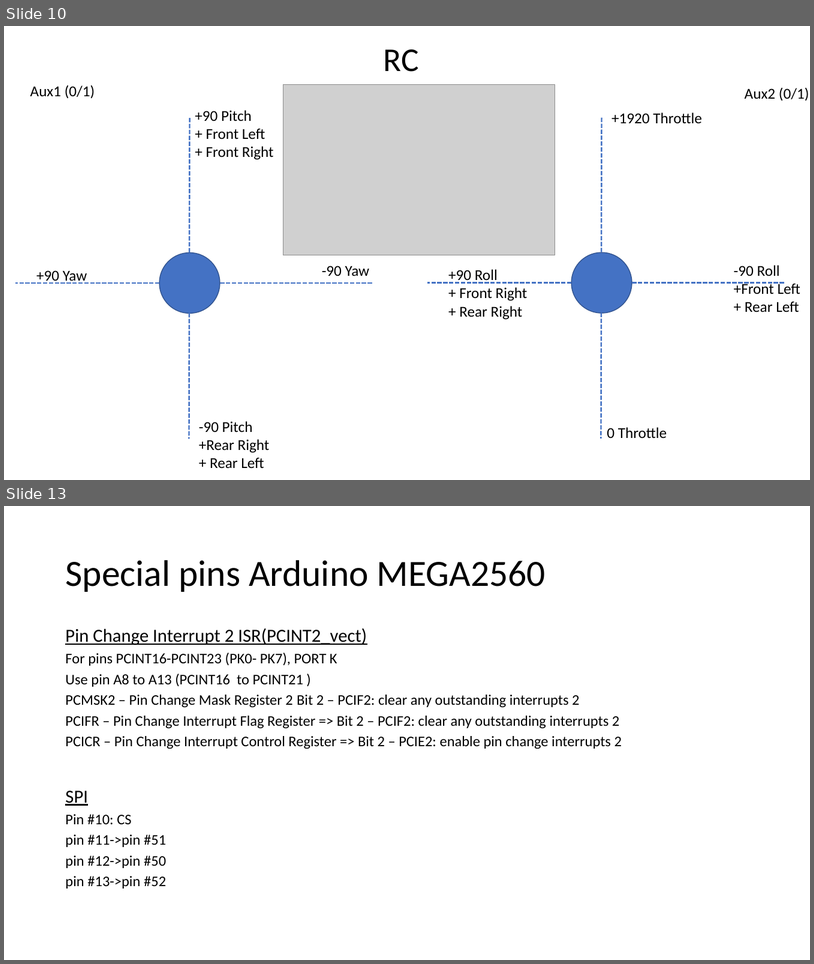
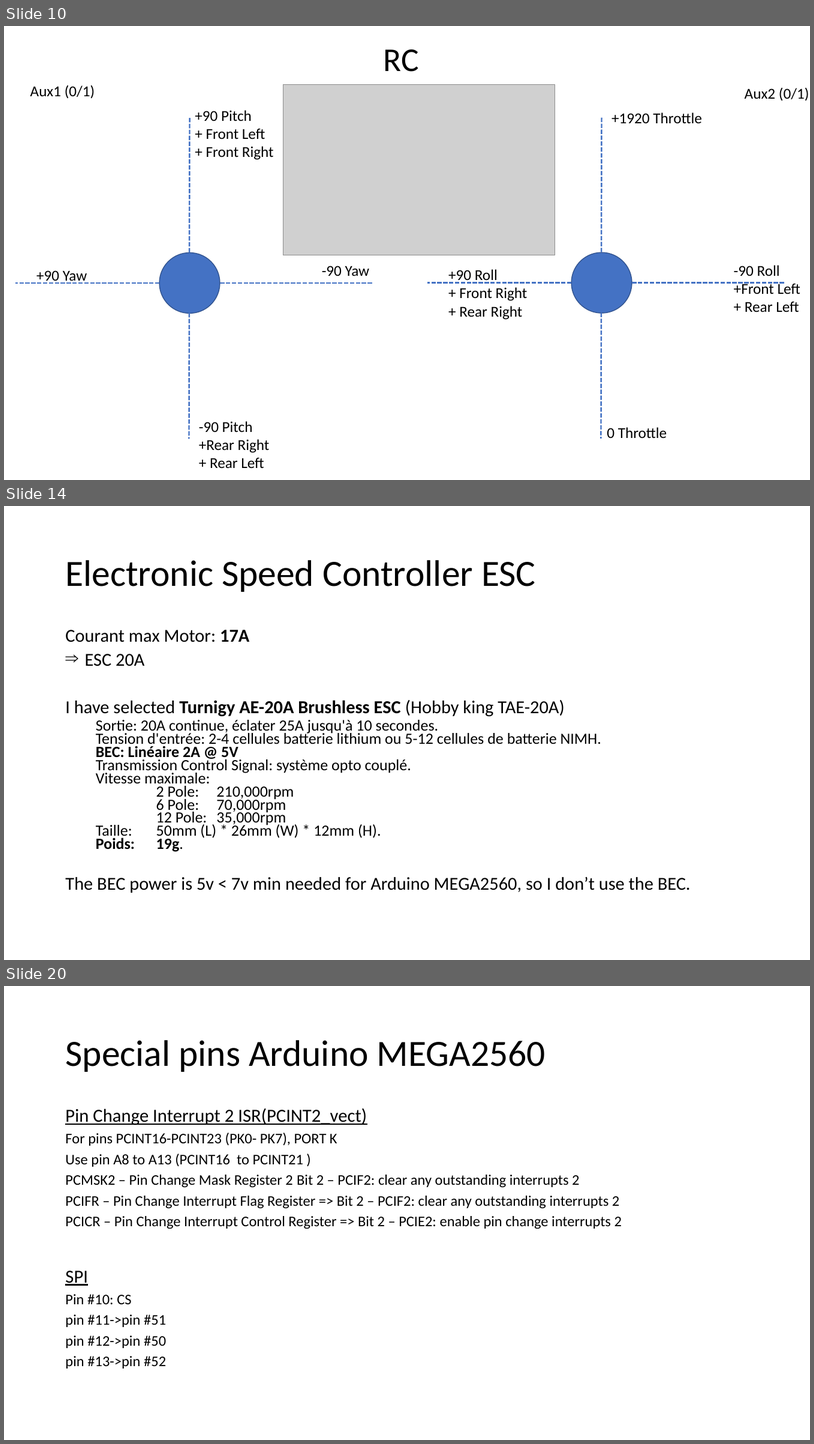
Before and after one commit to RobotEdh/RobotMicroControl, a slide deck: libraries/Diagramm Drone.pptx. Shown one above the other, each under a label of ours: slides 10 and 13 before the commit, slides 10, 14 and 20 after it; the slides between them are not shown. The pictures are 814x964 and 814x1444 pixels, drawn with LibreOffice and Linux fonts; fonts in the diff are those of the drawing; grey boxes stand for pictures. Boxes give left, top, right and bottom in pixels: in the first picture for what was removed or moved away, otherwise in the second. Text is boxed around its words. In the diff, an @@ line names an element or a change of style, - is before the commit and + after.

```diff
--- a/libraries/Diagramm Drone.pptx
+++ b/libraries/Diagramm Drone.pptx
@@ slide 14 added at box(4, 506, 810, 960), background #FFFFFF @@
@@ title added at box(65, 560, 536, 592), 44 pt, text #000000 @@
+Electronic Speed Controller ESC
@@ text added at box(65, 630, 691, 892), 18.6 pt, text #000000 @@
+Courant max Motor: 17A
+⇒ ESC 20A
+I have selected Turnigy AE-20A Brushless ESC (Hobby king TAE-20A)
+  Sortie: 20A continue, éclater 25A jusqu'à 10 secondes.
+  Tension d'entrée: 2-4 cellules batterie lithium ou 5-12 cellules de batterie NIMH.
+  BEC: Linéaire 2A @ 5V
+  Transmission Control Signal: système opto couplé.
+  Vitesse maximale:
+  2 Pole: 210,000rpm
+  6 Pole: 70,000rpm
+  12 Pole: 35,000rpm
+  Taille: 50mm (L) * 26mm (W) * 12mm (H).
+  Poids: 19g.
+The BEC power is 5v < 7v min needed for Arduino MEGA2560, so I don’t use the BEC.
@@ what was slide 13 is now slide 20 @@
```
Also in this commit, not shown: 3 slides changed, 7 other slides added, 1 slide removed, 3 other files.
